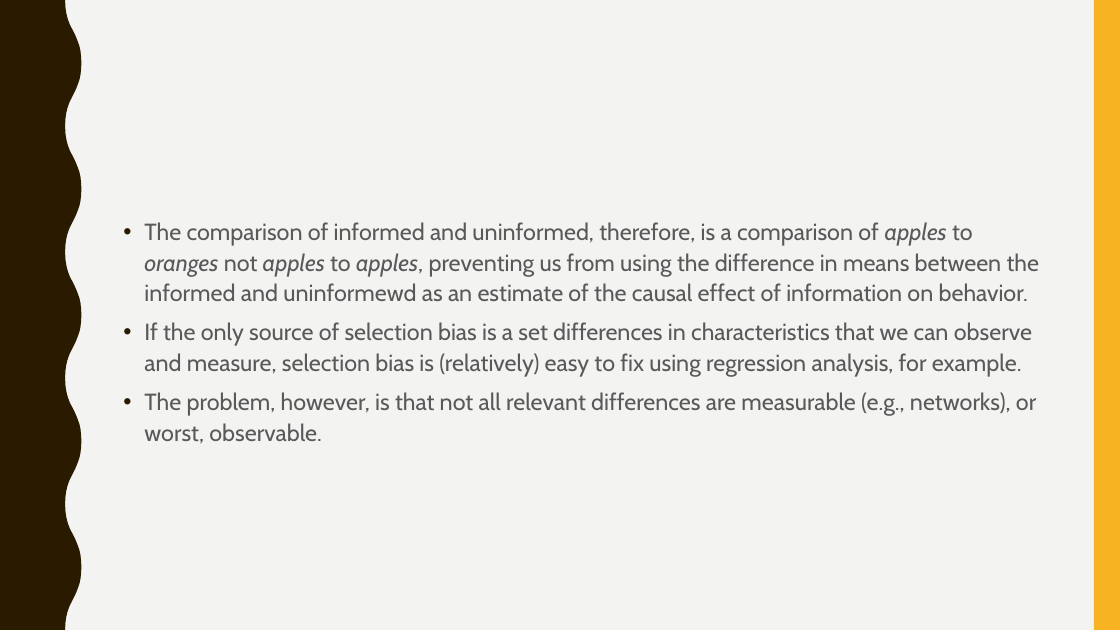
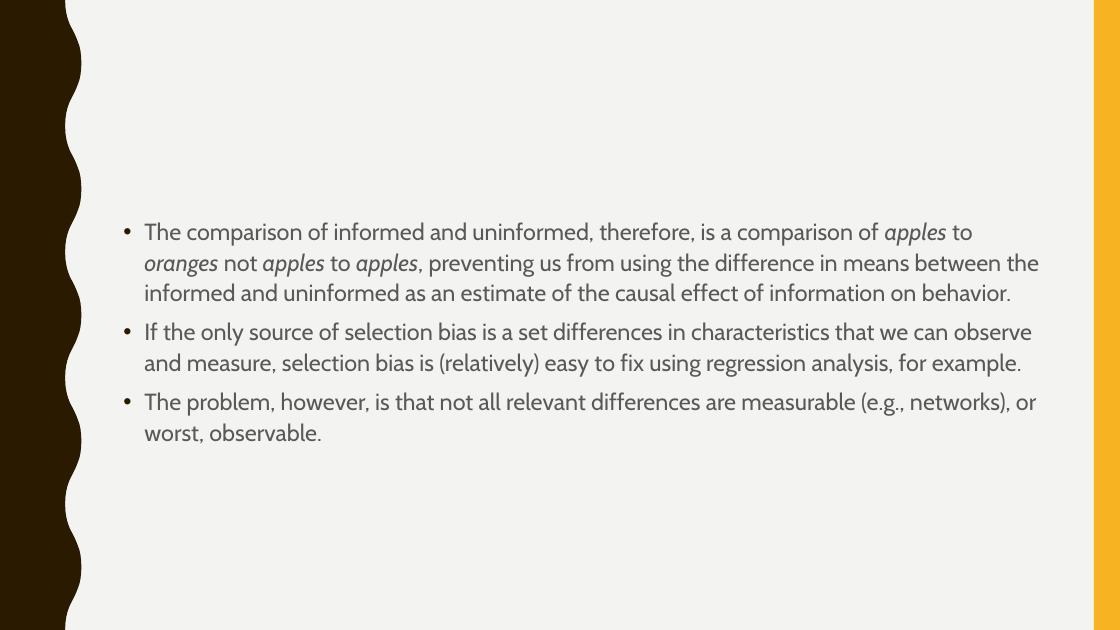
Before and after one commit to svallejovera/regression_ci, a slide deck: slide 19 of slide/4_Core_Concepts_of_Experimental_Design.pptx. Drawn at 1120x630 pixels with LibreOffice and Linux fonts; fonts in the diff are those of the drawing. Boxes give left, top, right and bottom in pixels: in the first picture for what was removed or moved away, otherwise in the second. Text is boxed around its words. In the diff, an @@ line names an element or a change of style, - is before the commit and + after.

```diff
--- a/slide/4_Core_Concepts_of_Experimental_Design.pptx
+++ b/slide/4_Core_Concepts_of_Experimental_Design.pptx
@@ text at [144, 222, 1040, 301]: text changed @@
-• The comparison of informed and uninformed, therefore, is a comparison of apples to oranges not apples to apples, preventing us from using the difference in means between the informed and uninformewd as an estimate of the causal effect of information on behavior.
+• The comparison of informed and uninformed, therefore, is a comparison of apples to oranges not apples to apples, preventing us from using the difference in means between the informed and uninformed as an estimate of the causal effect of information on behavior.
```
Also in this commit, not shown: 1 other slide changed, 3 other files.
